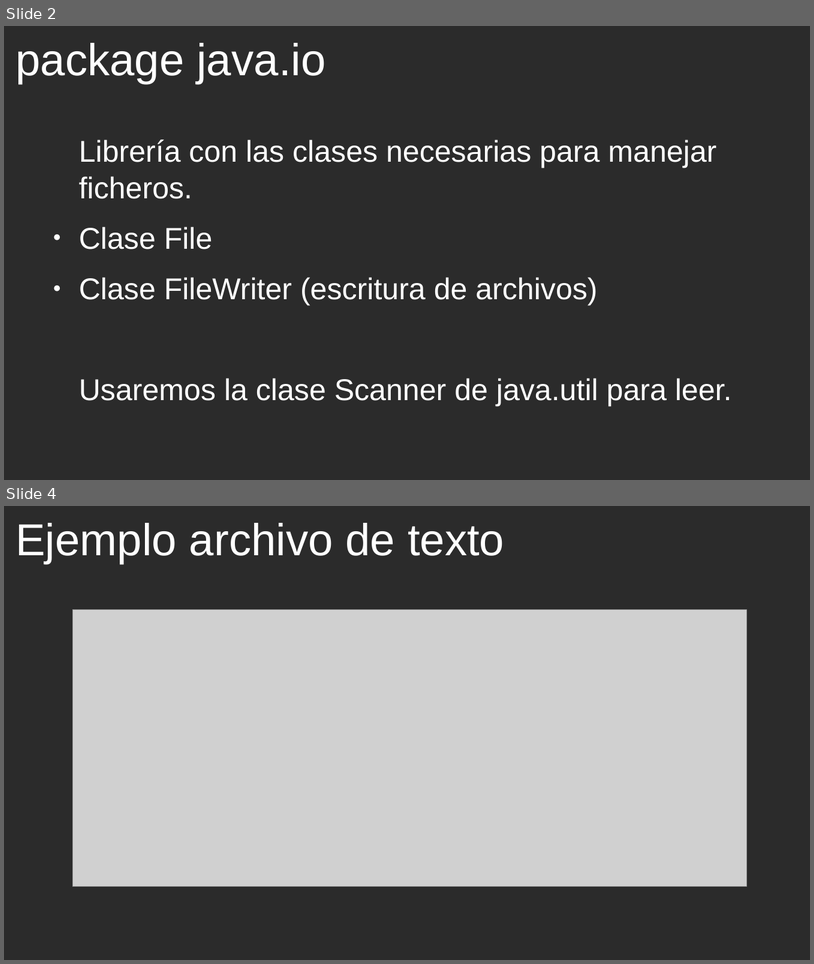
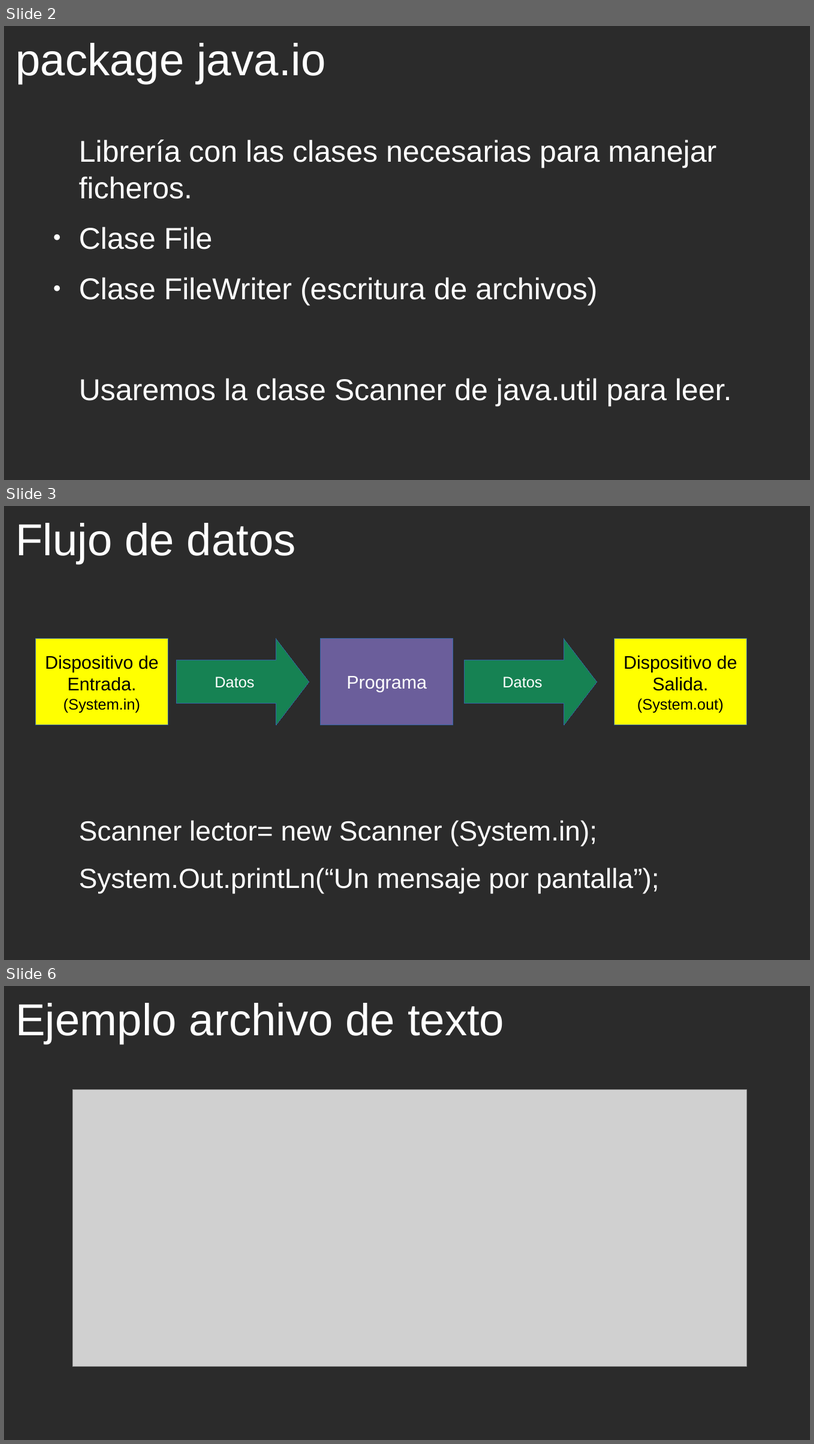
Before and after one commit to cmorenoruiz/ApuntesProgramacion, a slide deck: Unidad 11 Ficheros/Clase FileWriter Presentación para clase.odp. Shown one above the other, each under a label of ours: slides 2 and 4 before the commit, slides 2, 3 and 6 after it; the slides between them are not shown. The pictures are 814x964 and 814x1444 pixels, drawn with LibreOffice and Linux fonts; fonts in the diff are those of the drawing; grey boxes stand for pictures; background and template pictures are left out; a plain dark background stands for a picture behind light text. Boxes give left, top, right and bottom in pixels: in the first picture for what was removed or moved away, otherwise in the second. Text is boxed around its words. In the diff, an @@ line names an element or a change of style, - is before the commit and + after.

Commit message:
Añadidos diagramas paar explicar el flujo de datos

```diff
--- a/Unidad 11 Ficheros/Clase FileWriter Presentación para clase.odp
+++ b/Unidad 11 Ficheros/Clase FileWriter Presentación para clase.odp
@@ slide 3 added at (4, 506, 810, 960), background picture (left out) @@
@@ title added at (15, 523, 296, 564), 44 pt, text #FFFFFF @@
+Flujo de datos
@@ rectangle added at (35, 639, 168, 725), fill #FFFF00, outline #3465A4 0 pt, 18 pt, text #000000 @@
+Dispositivo de
+Entrada.
+(System.in)
@@ right arrow added at (177, 639, 309, 725), fill #168253, outline #3465A4 0 pt, 15 pt, text #FFFFFF @@
+Datos
@@ rectangle added at (321, 639, 453, 725), fill #6B5E9B, outline #3465A4 0 pt, 18 pt, text #FFFFFF @@
+Programa
@@ right arrow added at (465, 639, 597, 725), fill #168253, outline #3465A4 0 pt, 15 pt, text #FFFFFF @@
+Datos
@@ rectangle added at (615, 639, 747, 725), fill #FFFF00, outline #3465A4 0 pt, 18 pt, text #000000 @@
+Dispositivo de
+Salida.
+(System.out)
@@ text added at (79, 820, 660, 893), 27.2 pt, text #FFFFFF @@
+Scanner lector= new Scanner (System.in);
+System.Out.printLn(“Un mensaje por pantalla”);
@@ what was slide 4 is now slide 6 @@
```
Also in this commit, not shown: 2 slides changed, 2 other slides added, 1 other file.
